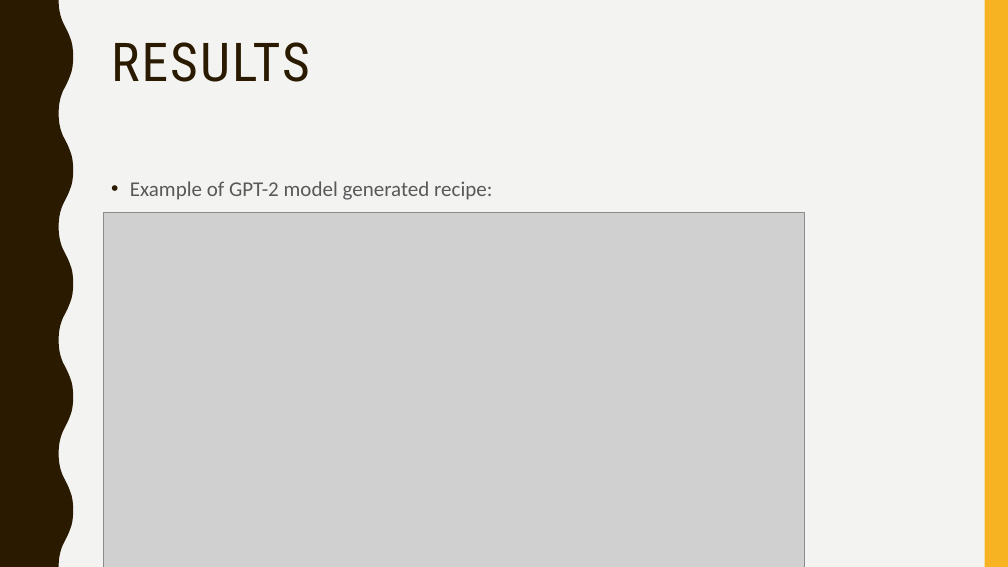
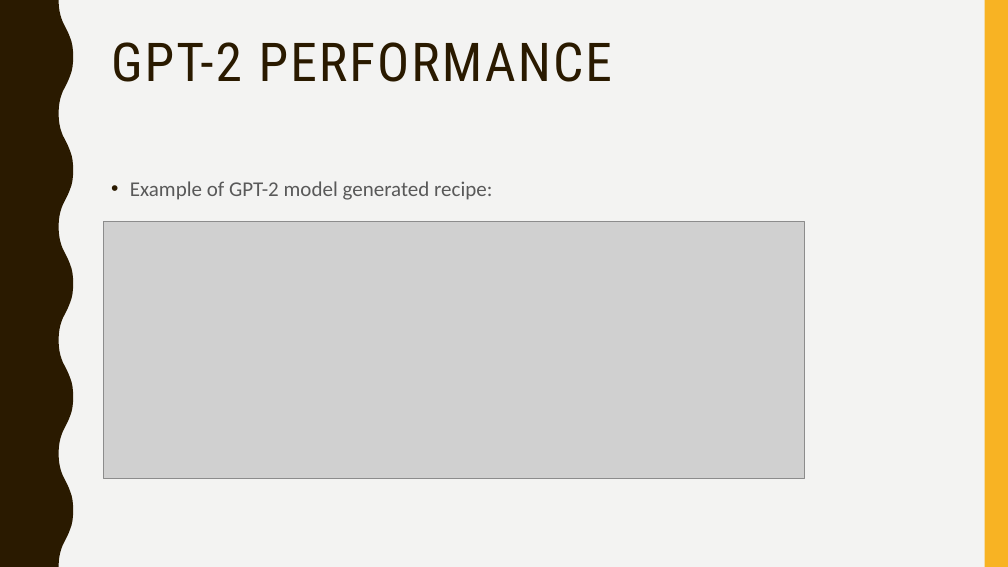
Before and after one commit to timholthuijsen/NLPChef, a slide deck: slide 4 of NLPCHEF.pptx (slide 5 before the commit). Drawn at 1008x567 pixels with LibreOffice and Linux fonts; fonts in the diff are those of the drawing; grey boxes stand for pictures. Boxes give left, top, right and bottom in pixels: in the first picture for what was removed or moved away, otherwise in the second. Text is boxed around its words. In the diff, an @@ line names an element or a change of style, - is before the commit and + after.

```diff
--- a/NLPCHEF.pptx
+++ b/NLPCHEF.pptx
@@ title at (111, 42, 612, 82): text changed @@
-RESULTS
+GPT-2 PERFORMANCE
@@ picture: place and size @@
-picture at (104, 212, 805, 567)
+picture at (104, 222, 805, 479)
```
Also in this commit, not shown: 2 other slides changed, 1 slide removed.
